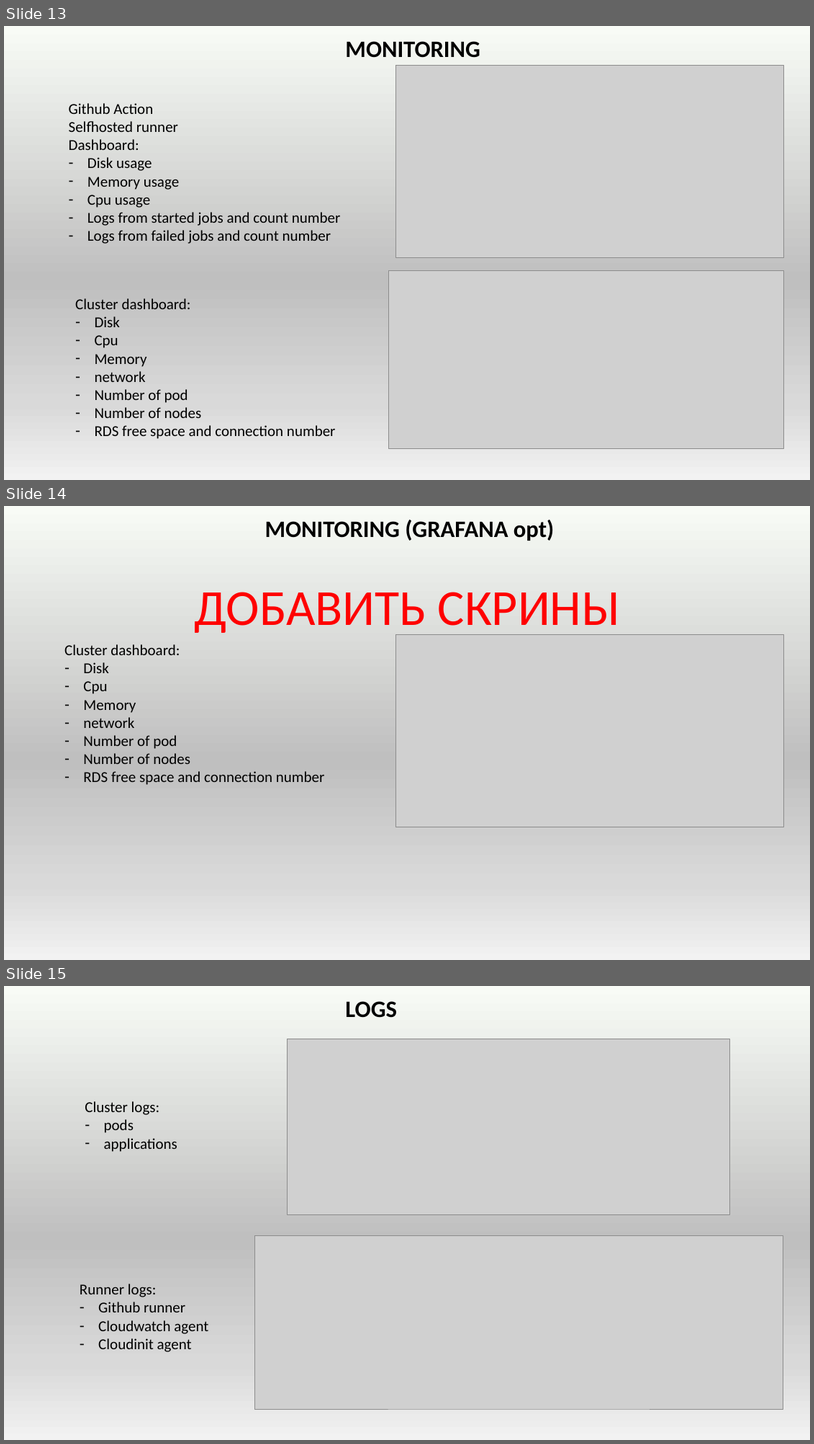
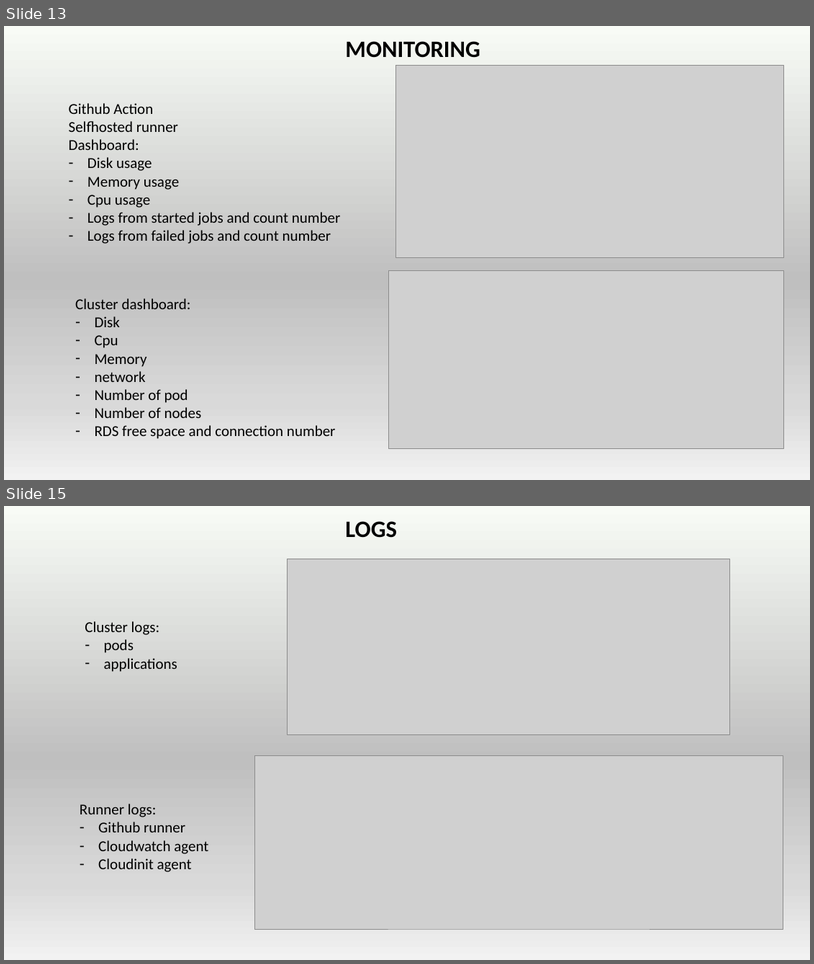
Before and after one commit to runalsh/epam-devops-aws, a slide deck: pres.pptx. Shown one above the other, each under a label of ours: slides 13, 14 and 15 before the commit, slides 13 and 15 after it; the slides between them are not shown. The pictures are 814x1444 and 814x964 pixels, drawn with LibreOffice and Linux fonts; fonts in the diff are those of the drawing; grey boxes stand for pictures. Boxes give left, top, right and bottom in pixels: in the first picture for what was removed or moved away, otherwise in the second. Text is boxed around its words. In the diff, an @@ line names an element or a change of style, - is before the commit and + after.

```diff
--- a/pres.pptx
+++ b/pres.pptx
@@ slide 14 removed at (4,506,810,960), background gradient #F8FBF6 to #BFBFBF to #D9D9D9 to #F2F2F2 @@
@@ text removed at (265,520,554,541) @@
-MONITORING (GRAFANA opt)
@@ text removed at (195,592,620,637) @@
-ДОБАВИТЬ СКРИНЫ
@@ picture removed at (396,634,784,826) @@
@@ text removed at (64,644,325,785) @@
-Cluster dashboard:
-– Disk
-– Cpu
-– Memory
-– network
-– Number of pod
-– Number of nodes
-– RDS free space and connection number
```
Also in this commit, not shown: 2 slides changed, 1 slide added, 2 other files.
